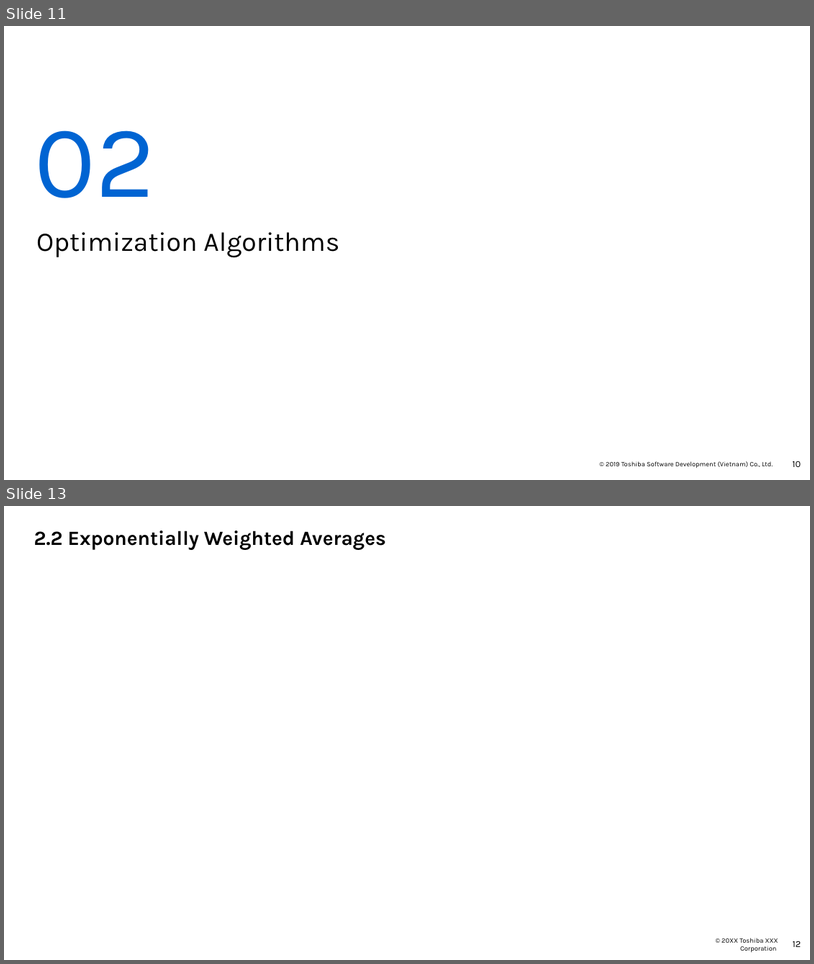
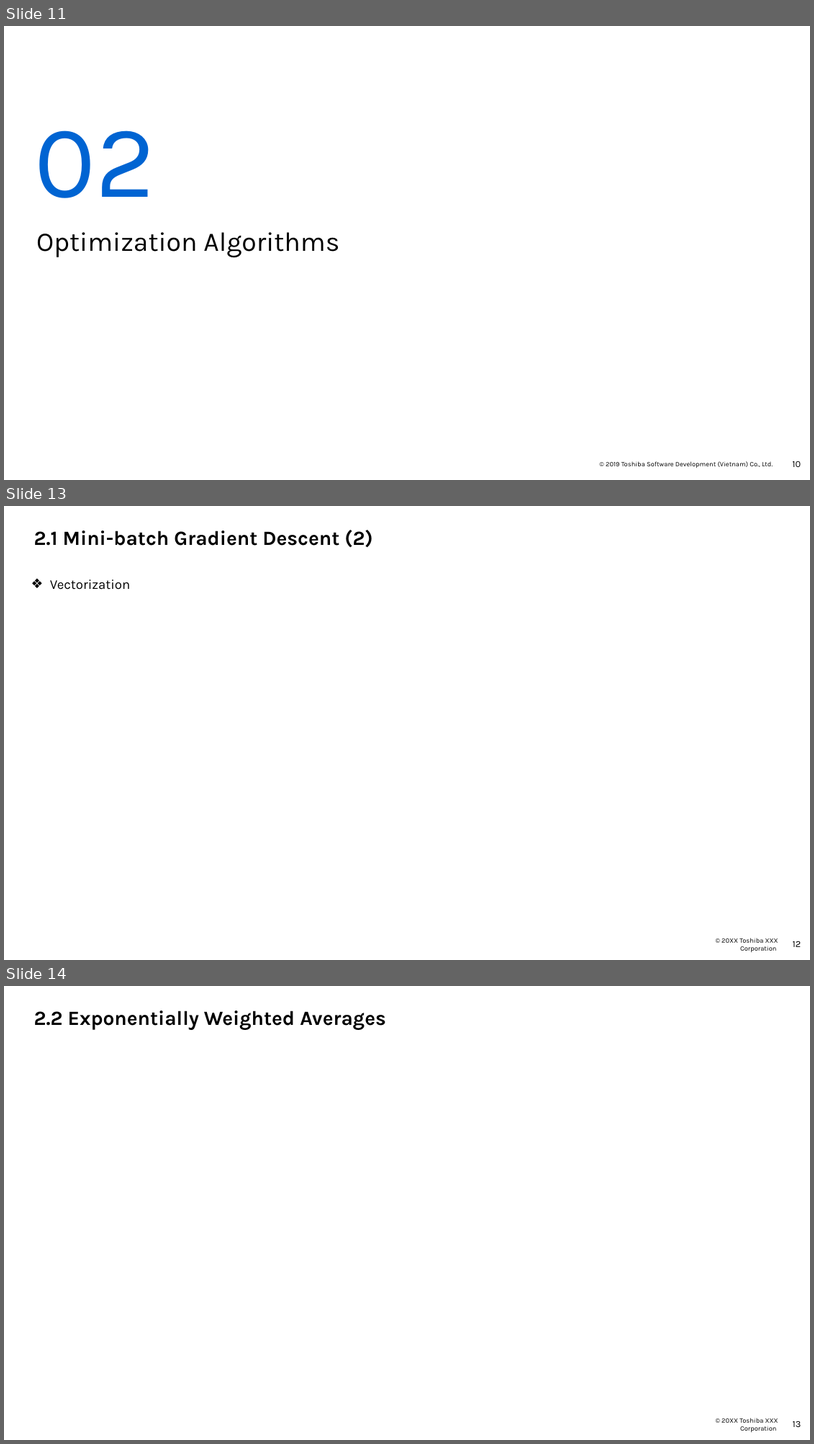
Before and after one commit to Doan-Nguyen/Coursera, a slide deck: Improving Deep Neural Network - Report - Course 2.pptx. Shown one above the other, each under a label of ours: slides 11 and 13 before the commit, slides 11, 13 and 14 after it; the slides between them are not shown. The pictures are 814x964 and 814x1444 pixels, drawn with LibreOffice and Linux fonts; fonts in the diff are those of the drawing; background and template pictures are left out. Boxes give left, top, right and bottom in pixels: in the first picture for what was removed or moved away, otherwise in the second. Text is boxed around its words. In the diff, an @@ line names an element or a change of style, - is before the commit and + after.

```diff
--- a/Improving Deep Neural Network - Report - Course 2.pptx
+++ b/Improving Deep Neural Network - Report - Course 2.pptx
@@ slide 13 added at [4,506,810,960], background #FFFFFF; not listed: 2 template elements that a slide beside it also shows @@
@@ title added at [34,530,373,547], 24 pt, text #000000, bold @@
+2.1 Mini-batch Gradient Descent (2)
@@ text added at [50,579,130,590], 16 pt, text #000000 @@
+❖ Vectorization
@@ what was slide 13 is now slide 14 @@
@@ page number at [793,1420,802,1427]: text changed @@
-12
+13
```
Also in this commit, not shown: 1 slide changed.
